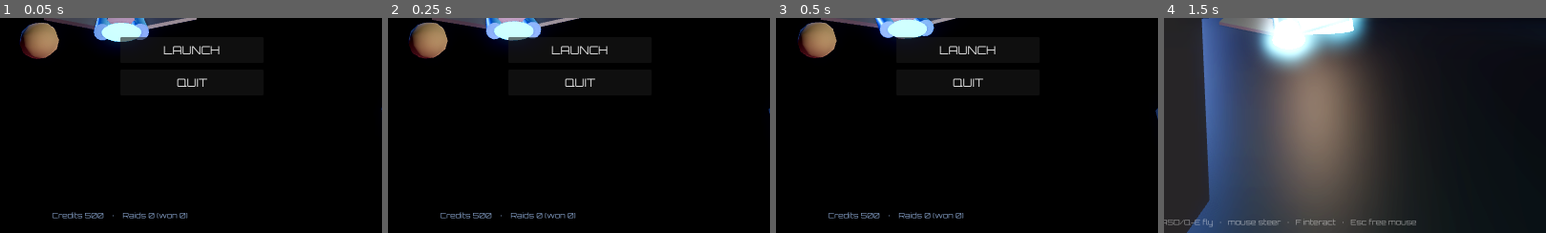
Above: before the commit, frames 1-4 (left to right).
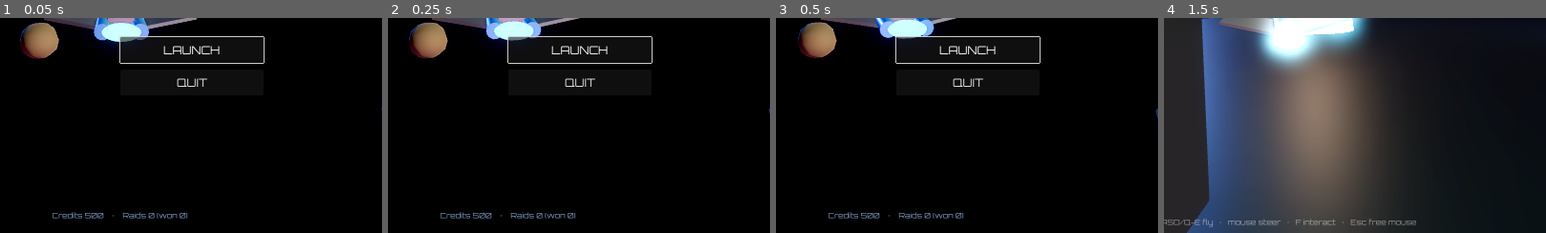
Above: after the commit, the same moments.

Repository: hassaan-v20/solar-system
Game: Godot game, scene res://scenes/title.tscn
Two runs of this game, one before a commit and one after it. Both use one fixed random seed, a clock stepped at 60 frames per second and the inputs below.
Inputs (mouse positions are % of the whole screen's width and height, from its top left):
- Up to frame 1 (0.05 s): no input
- Up to frame 2 (0.25 s): no input
- Up to frame 3 (0.5 s): no input
- Up to frame 4 (1.5 s): click "LAUNCH" at 0.5 s; tap Enter (ui_accept) at 1.25 s; move the mouse to (55, 50) at 1.27 s; hold S (thrust_back) from 1.28 s (still down); hold Shift (boost) from 1.28 s (still down); click (55, 50) at 1.42 s
The pictures show only the part of the screen within x 34-84%, y 50-100%; the shares and areas given below are measured in that part.

The runs differ from the first frame. In frame 1, 0.4% of the frame differs, in the area x 31-70%, y 8-22%; in frame 2, 0.4%; in frame 3, 0.4%; in frame 4, nothing differs.

Commit message:
Add launch-fullscreen + full PS5 (DualSense) controller support
Display:
- Launch straight into borderless fullscreen (project window mode).
- F11 / controller Create button toggles fullscreen<->windowed globally
  (handled in the GameState autoload so it works on every screen).

Gamepad (added to the shared InputSetup, so raid + station hub both get it):
- Left stick = thrust + strafe, right stick = analog nose steer
  (ShipController._steer), L1/R1 = roll, R2 = laser, L2 = missile,
  Cross = boost, Circle = brake, Triangle = interact (kiosks),
  Options = mouse toggle.
- Menus: Cross -> ui_accept, Circle -> ui_cancel (Godot omits the pad
  face buttons by default); title + station-hub panels grab focus so the
  pad can navigate and select.
- InputSetup.register() now guards against re-running each scene load.

Co-Authored-By: Claude Opus 4.8 <noreply@anthropic.com>

Diff:
--- a/game/project.godot
+++ b/game/project.godot
@@ -19,6 +19,9 @@
 
 window/size/viewport_width=1600
 window/size/viewport_height=900
+; Launch straight into (borderless) fullscreen. F11 / controller Create button
+; toggles back to a window — see GameState._setup_fullscreen_toggle().
+window/size/mode=3
 
 [gui]
 
--- a/game/scripts/core/game_state.gd
+++ b/game/scripts/core/game_state.gd
@@ -30,6 +30,38 @@
 
 func _ready() -> void:
 	load_profile()
+	_setup_fullscreen_toggle()
+	_setup_ui_pad()
+
+# Godot's default ui_up/down/left/right include joypad mappings, but ui_accept /
+# ui_cancel do NOT — so menus navigate with the D-pad yet ✕ won't select. Add the
+# DualSense face buttons here (globally, before any scene) to fix that.
+func _setup_ui_pad() -> void:
+	var cross := InputEventJoypadButton.new()
+	cross.button_index = JOY_BUTTON_A           # ✕ — confirm/select
+	InputMap.action_add_event("ui_accept", cross)
+	var circle := InputEventJoypadButton.new()
+	circle.button_index = JOY_BUTTON_B          # ○ — back/cancel
+	InputMap.action_add_event("ui_cancel", circle)
+
+# Global fullscreen toggle (works on title, station, and in-raid). The game
+# launches fullscreen via project.godot; this lets you drop back to a window.
+func _setup_fullscreen_toggle() -> void:
+	if not InputMap.has_action("toggle_fullscreen"):
+		InputMap.add_action("toggle_fullscreen")
+	var key := InputEventKey.new()
+	key.physical_keycode = KEY_F11
+	InputMap.action_add_event("toggle_fullscreen", key)
+	var pad := InputEventJoypadButton.new()
+	pad.button_index = JOY_BUTTON_BACK          # DualSense Create / Share button
+	InputMap.action_add_event("toggle_fullscreen", pad)
+
+func _unhandled_input(event: InputEvent) -> void:
+	if event.is_action_pressed("toggle_fullscreen"):
+		var is_fs := DisplayServer.window_get_mode() == DisplayServer.WINDOW_MODE_FULLSCREEN
+		DisplayServer.window_set_mode(
+			DisplayServer.WINDOW_MODE_WINDOWED if is_fs else DisplayServer.WINDOW_MODE_FULLSCREEN)
+		get_viewport().set_input_as_handled()
 
 func cost(key: String) -> int:
 	return int(UPGRADES[key].base * pow(1.6, upgrades[key]))
--- a/game/scripts/core/input_setup.gd
+++ b/game/scripts/core/input_setup.gd
@@ -3,7 +3,12 @@
 ## Registers all gameplay input actions in code (so project.godot stays clean and
 ## the raid + station hub share one binding set).
 
+static var _registered := false
+
 static func register() -> void:
+	if _registered:
+		return  # InputMap is global & persists; registering once per run is enough
+	_registered = true
 	var binds := {
 		"thrust_forward": [KEY_W], "thrust_back": [KEY_S],
 		"strafe_left": [KEY_Q], "strafe_right": [KEY_E],
@@ -32,3 +37,43 @@
 	var rmb := InputEventMouseButton.new()
 	rmb.button_index = MOUSE_BUTTON_RIGHT
 	InputMap.action_add_event("fire_secondary", rmb)
+	_setup_gamepad()
+
+# ── gamepad (PS5 DualSense & other controllers) ────────────────────────────────
+# Left stick flies (thrust + strafe), right stick steers the nose (read in
+# ShipController._steer), shoulders roll, triggers fire. Analog axes feed the
+# same actions the keys do; Triangle opens station kiosks.
+static func _setup_gamepad() -> void:
+	# Sticks are analog: tighten the 0.5 default deadzone so small deflections register.
+	for a in ["thrust_forward", "thrust_back", "strafe_left", "strafe_right"]:
+		InputMap.action_set_deadzone(a, 0.2)
+	_pad_axis("thrust_forward", JOY_AXIS_LEFT_Y, -1.0)  # left stick up
+	_pad_axis("thrust_back",    JOY_AXIS_LEFT_Y,  1.0)
+	_pad_axis("strafe_left",    JOY_AXIS_LEFT_X, -1.0)
+	_pad_axis("strafe_right",   JOY_AXIS_LEFT_X,  1.0)
+	for a in ["look_left", "look_right", "look_up", "look_down"]:
+		if not InputMap.has_action(a):
+			InputMap.add_action(a, 0.2)
+	_pad_axis("look_left",  JOY_AXIS_RIGHT_X, -1.0)
+	_pad_axis("look_right", JOY_AXIS_RIGHT_X,  1.0)
+	_pad_axis("look_up",    JOY_AXIS_RIGHT_Y, -1.0)
+	_pad_axis("look_down",  JOY_AXIS_RIGHT_Y,  1.0)
+	_pad_btn("roll_left",       JOY_BUTTON_LEFT_SHOULDER)    # L1
+	_pad_btn("roll_right",      JOY_BUTTON_RIGHT_SHOULDER)   # R1
+	_pad_btn("boost",           JOY_BUTTON_A)                # ✕ Cross
+	_pad_btn("brake",           JOY_BUTTON_B)                # ○ Circle
+	_pad_btn("interact",        JOY_BUTTON_Y)                # △ Triangle — kiosks
+	_pad_btn("toggle_mouse",    JOY_BUTTON_START)            # Options
+	_pad_axis("fire",           JOY_AXIS_TRIGGER_RIGHT, 1.0) # R2 — laser
+	_pad_axis("fire_secondary", JOY_AXIS_TRIGGER_LEFT,  1.0) # L2 — missile
+
+static func _pad_btn(action: String, button: int) -> void:
+	var e := InputEventJoypadButton.new()
+	e.button_index = button
+	InputMap.action_add_event(action, e)
+
+static func _pad_axis(action: String, axis: int, value: float) -> void:
+	var e := InputEventJoypadMotion.new()
+	e.axis = axis
+	e.axis_value = value
+	InputMap.action_add_event(action, e)
--- a/game/scripts/ship/ship_controller.gd
+++ b/game/scripts/ship/ship_controller.gd
@@ -68,11 +68,15 @@
 		EventBus.ship_shield_changed.emit(current_shield, ship_def.shield_max)
 
 func _steer(delta: float) -> void:
-	# Mouse steers the nose (yaw + pitch); A/D roll the hull.
+	# Mouse and the right stick both steer the nose (yaw + pitch); A/D or L1/R1 roll.
 	var sens := 0.0022 * ship_def.turn_speed
 	rotate_object_local(Vector3.UP, -_mouse_delta.x * sens)
 	rotate_object_local(Vector3.RIGHT, -_mouse_delta.y * sens)
 	_mouse_delta = Vector2.ZERO
+	# Right stick: continuous analog look, scaled by the same turn_speed as the mouse.
+	var look := Input.get_vector("look_left", "look_right", "look_up", "look_down")
+	rotate_object_local(Vector3.UP, -look.x * ship_def.turn_speed * delta)
+	rotate_object_local(Vector3.RIGHT, -look.y * ship_def.turn_speed * delta)
 	var roll_input := Input.get_axis("roll_right", "roll_left")
 	rotate_object_local(Vector3.FORWARD, roll_input * ship_def.roll_speed * delta)
 
--- a/game/scripts/ui/station_hub.gd
+++ b/game/scripts/ui/station_hub.gd
@@ -289,6 +289,17 @@
 	close.pressed.connect(_close_panel)
 	box.add_child(close)
 
+	_focus_first_button(box)  # so a controller / keyboard can drive the panel (✕ selects)
+
+func _focus_first_button(node: Node) -> bool:
+	for c in node.get_children():
+		if c is Button and not (c as Button).disabled:
+			(c as Button).grab_focus()
+			return true
+		if _focus_first_button(c):
+			return true
+	return false
+
 func _close_panel() -> void:
 	if _panel != null:
 		_panel.queue_free()
--- a/game/scripts/ui/title_screen.gd
+++ b/game/scripts/ui/title_screen.gd
@@ -180,6 +180,7 @@
 	var quit := _button("QUIT")
 	quit.pressed.connect(func(): get_tree().quit())
 	box.add_child(quit)
+	play.grab_focus()  # so a controller / keyboard can drive the menu immediately
 
 	var info := Label.new()
 	info.text = "Credits %d    ·    Raids %d (won %d)" % [GameState.credits, GameState.stats.raids, GameState.stats.wins]
